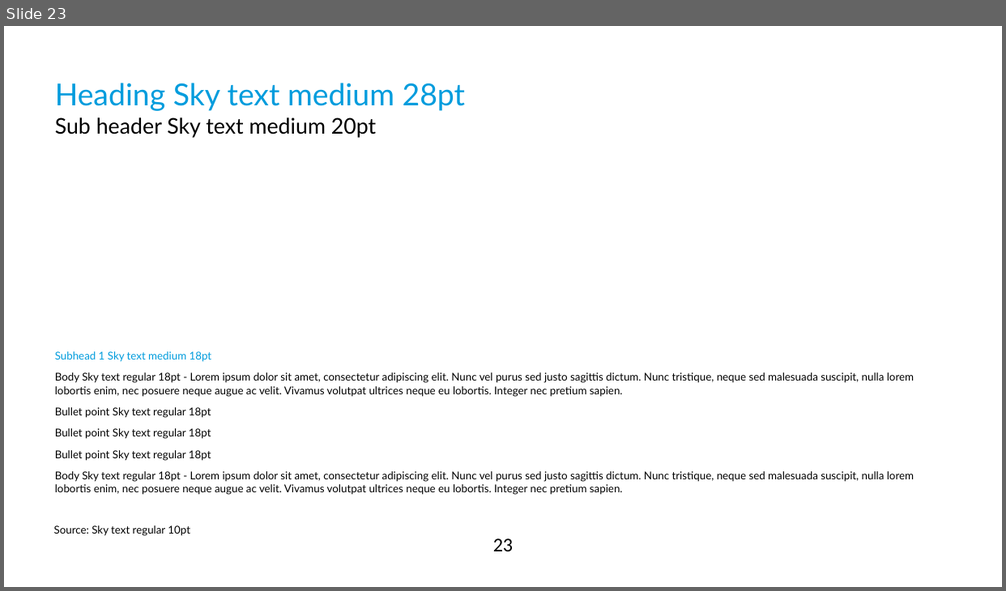
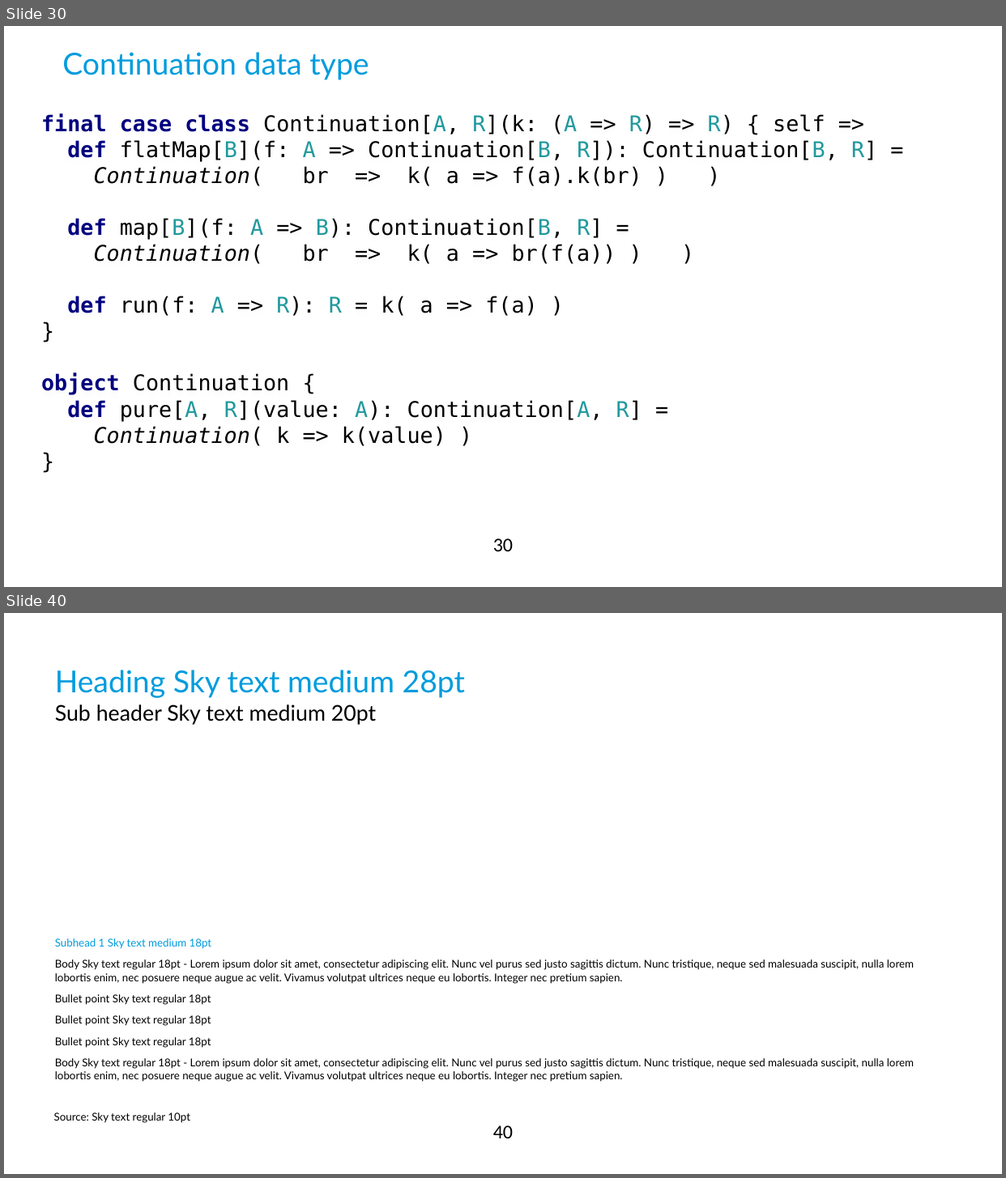
Before and after one commit to qqupp/continuations-playground, a slide deck: docs/diy-continuations.pptx. Shown one above the other, each under a label of ours: slide 23 before the commit, slides 30 and 40 after it; the slides between them are not shown. The pictures are 1006x591 and 1006x1178 pixels, drawn with LibreOffice and Linux fonts; fonts in the diff are those of the drawing; background and template pictures are left out. Boxes give left, top, right and bottom in pixels: in the first picture for what was removed or moved away, otherwise in the second. Text is boxed around its words. In the diff, an @@ line names an element or a change of style, - is before the commit and + after.

```diff
--- a/docs/diy-continuations.pptx
+++ b/docs/diy-continuations.pptx
@@ slide 30 added at [4,26,1002,587], background #FFFFFF; not listed: 1 template element that a slide beside it also shows @@
@@ title added at [62,52,368,80], 28 pt, text #009CDD @@
+Continuation data type
@@ text added at [41,113,877,446], 20 pt, text #000000 @@
+final case class Continuation[A, R](k: (A => R) => R) { self =>
+def flatMap[B](f: A => Continuation[B, R]): Continuation[B, R] =
+Continuation( br => k( a => f(a).k(br) ) )
+def map[B](f: A => B): Continuation[B, R] =
+Continuation( br => k( a => br(f(a)) ) )
+def run(f: A => R): R = k( a => f(a) )
+}
+object Continuation {
+def pure[A, R](value: A): Continuation[A, R] =
+Continuation( k => k(value) )
+}
@@ what was slide 23 is now slide 40 @@
@@ page number at [493,1126,513,1139]: text changed @@
-23
+40
```
Also in this commit, not shown: 3 slides changed, 17 other slides added, 1 slide removed, 2 other files.
